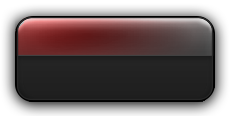
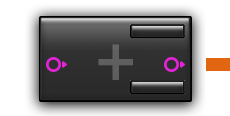
Comparing the layer stacks of the two w=230, h=116 images. Changes:
added group "squared pins" with 4 layers above "rounded Pins" over [46, 44, 230, 80]
added layer "+" (15%) in group "squared pins" over [98, 44, 133, 80]
added layer "pinPurpleOpen copy" (1st of 2, in "squared pins") in group "squared pins" over [164, 57, 185, 72]
added group "squared copy 2" with 4 layers above "squared copy" over [130, 80, 185, 94]
added layer "innerBorder" (1st of 4, in "squared copy 2") in group "squared copy 2" over [131, 80, 185, 93]
added layer "Border" (1st of 4, in "squared copy 2") in group "squared copy 2" over [130, 80, 185, 94]
added layer "sheen" (1st of 3, in "squared copy 2") (overlay) in group "squared copy 2" over [130, 80, 185, 86]
added layer "body" (1st of 4, in "squared copy 2") (95%) in group "squared copy 2" over [130, 80, 185, 94]
added group "squared copy" with 4 layers above "squared" over [130, 24, 185, 38]
added layer "innerBorder" (2nd of 4, in "squared copy") in group "squared copy" over [131, 24, 185, 37]
added layer "Border" (2nd of 4, in "squared copy") in group "squared copy" over [130, 24, 185, 38]
added layer "sheen" (2nd of 3, in "squared copy") (overlay) in group "squared copy" over [130, 24, 185, 30]
added layer "body" (2nd of 4, in "squared copy") (95%) in group "squared copy" over [130, 24, 185, 38]
added group "squared" with 4 layers above "rounded" over [38, 15, 192, 102]
added layer "innerBorder" (3rd of 4, in "squared") in group "squared" over [40, 17, 190, 100]
added layer "Border" (3rd of 4, in "squared") in group "squared" over [39, 16, 192, 102]
added layer "sheen" (3rd of 3, in "squared") (overlay) in group "squared" over [38, 15, 192, 50]
added layer "body" (3rd of 4, in "squared") (95%) in group "squared" over [39, 17, 192, 102]
renamed "Group 1" to "rounded", hid the group it (11 layers) over [15, 16, 215, 102]
…and 2 more changes (2 added)
